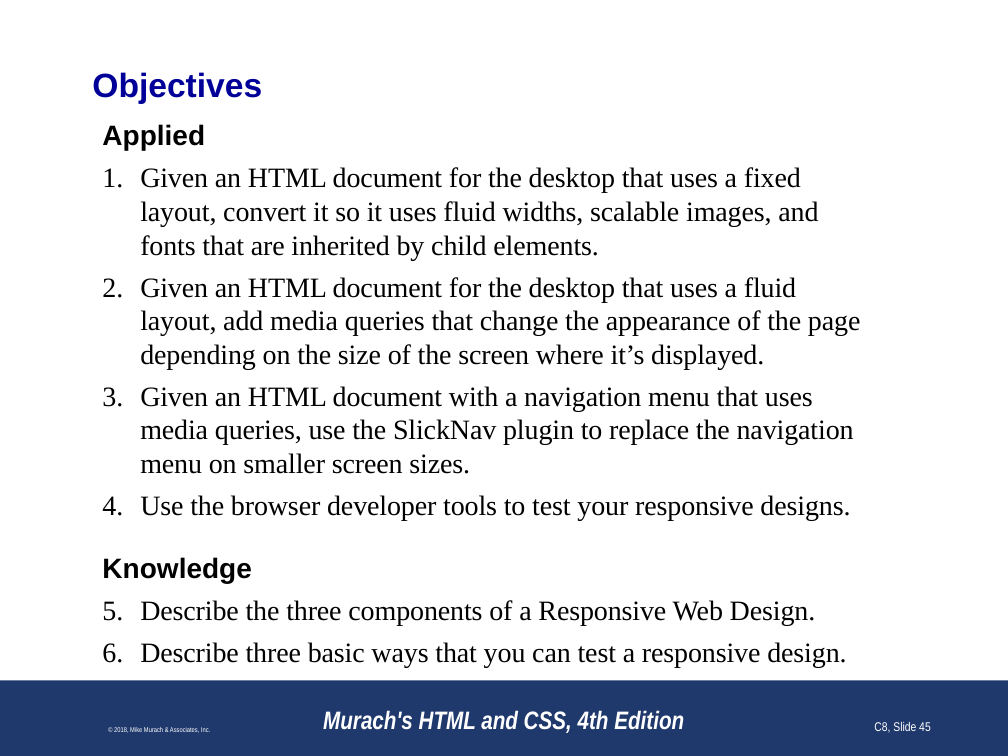
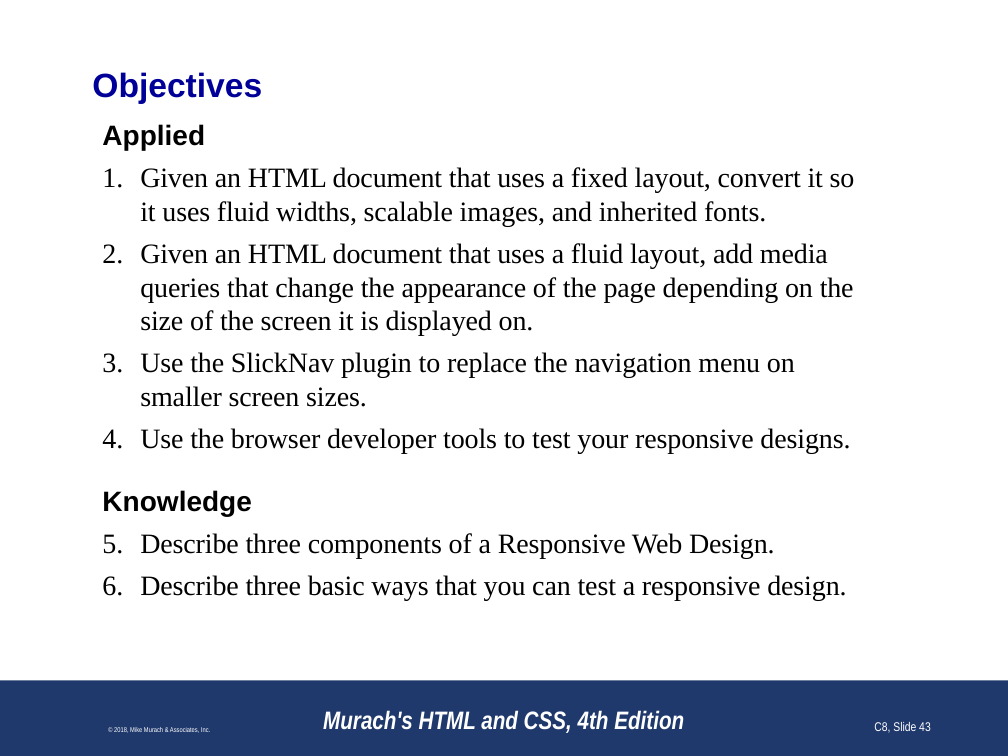
Before and after one commit to paulsmithkc/awd1000_base_lab_and_homework, a slide deck: slide 43 of murach_html_4e/slides/Chapter 8 slides (Revised).pptx (slide 45 before the commit). Drawn at 1008x756 pixels with LibreOffice and Linux fonts; fonts in the diff are those of the drawing; background and template pictures are left out. Boxes give left, top, right and bottom in pixels: in the first picture for what was removed or moved away, otherwise in the second. Text is boxed around its words. In the diff, an @@ line names an element or a change of style, - is before the commit and + after.

```diff
--- a/murach_html_4e/slides/Chapter 8 slides (Revised).pptx
+++ b/murach_html_4e/slides/Chapter 8 slides (Revised).pptx
@@ text at [140,167,855,407]: text changed @@
-1. Given an HTML document for the desktop that uses a fixed layout, convert it so it uses fluid widths, scalable images, and fonts that are inherited by child elements.
-2. Given an HTML document for the desktop that uses a fluid layout, add media queries that change the appearance of the page depending on the size of the screen where it’s displayed.
-3. Given an HTML document with a navigation menu that uses media queries, use the SlickNav plugin to replace the navigation menu on smaller screen sizes.
+1. Given an HTML document that uses a fixed layout, convert it so it uses fluid widths, scalable images, and inherited fonts.
+2. Given an HTML document that uses a fluid layout, add media queries that change the appearance of the page depending on the size of the screen it is displayed on.
+3. Use the SlickNav plugin to replace the navigation menu on smaller screen sizes.
@@ text at [140,533,775,558]: text changed @@
-1. Describe the three components of a Responsive Web Design.
+1. Describe three components of a Responsive Web Design.
@@ page number at [874,722,931,733]: text changed @@
-C8, Slide 45
+C8, Slide 43
```
Also in this commit, not shown: 32 other slides changed, 3 slides added, 5 slides removed.
